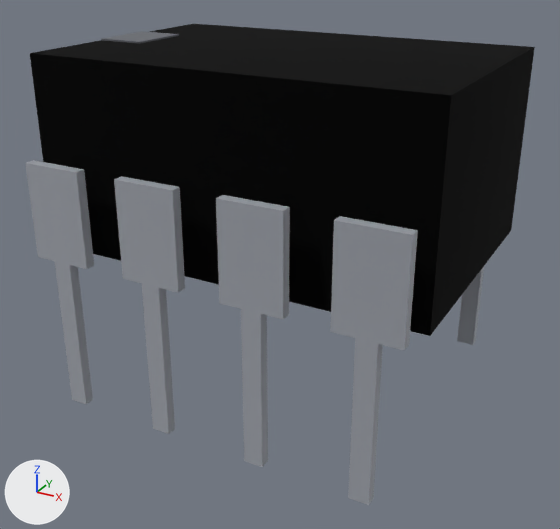
The glTF model parts/lm358-dip8/lm358-dip8.glb, before and after one commit.
One viewpoint serves both versions: a 50 mm camera at (0.00857, -0.01597, 0.0077) aimed at (0.00004, -0.00046, -0.00005). Every picture has the same lights, and +X, +Y and +Z are marked at lower left. The older version comes first. Where no turn or scale is listed for an object, it has been applied to the vertices.

The older version as bpy lines, for what is in view:
```python
ob_lead_1 = bpy.data.objects.new('lead-1', me_mesh_2)
ob_lead_1.location = (0.0, 0.0, 0.0)
ob_lead_2 = bpy.data.objects.new('lead-2', me_mesh_3)
ob_lead_2.location = (0.0, 0.0, 0.0)
ob_lead_3 = bpy.data.objects.new('lead-3', me_mesh_4)
ob_lead_3.location = (0.0, 0.0, 0.0)
ob_lead_4 = bpy.data.objects.new('lead-4', me_mesh_5)
ob_lead_4.location = (0.0, 0.0, 0.0)
ob_lead_5 = bpy.data.objects.new('lead-5', me_mesh_6)
ob_lead_5.location = (0.0, 0.0, 0.0)
ob_mesh_0 = bpy.data.objects.new('Mesh_0', me_mesh_0)
ob_mesh_0.location = (0.0, 0.0, 0.0028)
```
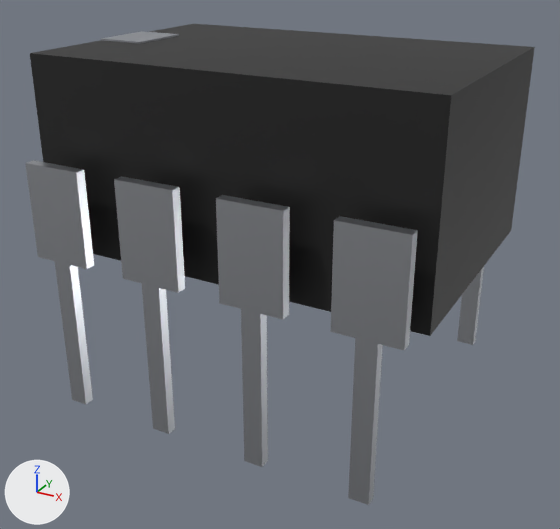
Changed parts and their boxes [x1, y1, x2, y2] in the pictures (560 x 529 px):
'Mesh_0', surface changed (lighter): [30, 24, 535, 336] in both
'lead-4', surface changed (darker): [331, 216, 418, 505] in both
'lead-3', surface changed: [216, 195, 290, 467] in both
'lead-2', surface changed: [114, 176, 185, 434] in both
'lead-1', surface changed: [25, 160, 94, 404] in both
'lead-5', surface changed: [459, 267, 484, 345] in both

Diff of the bpy script that builds the scene:
```diff
--- a/parts/lm358-dip8/lm358-dip8.glb.py
+++ b/parts/lm358-dip8/lm358-dip8.glb.py
@@ mat_mat_0 @@
 mat_mat_0.base_color = (0.0103, 0.0103, 0.0103)  # black #1a1a1a
-mat_mat_0.metallic = 1.0
-mat_mat_0.roughness = 1.0
+mat_mat_0.roughness = 0.52
@@ mat_mat_2 @@
 mat_mat_2.metallic = 1.0
-mat_mat_2.roughness = 1.0
+mat_mat_2.roughness = 0.36
```
